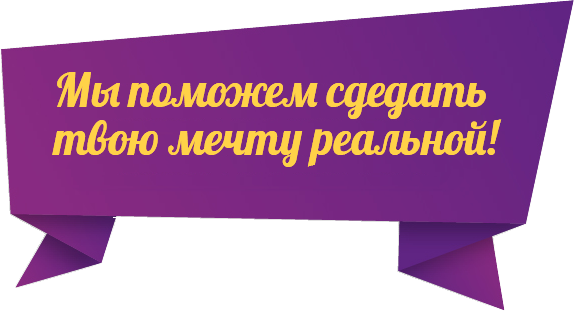
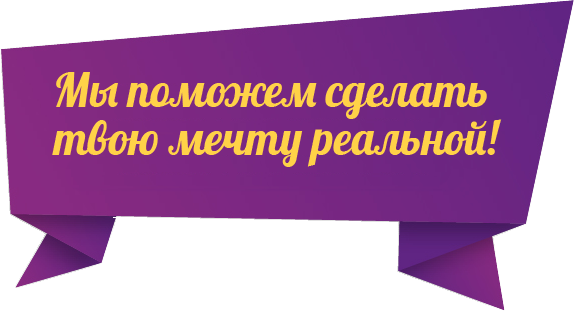
Layered file, before and after one edit (574x311). Changes by layer:
renamed "Мы поможем сдедать твою мечту реальной! copy" to "Мы поможем сделать твою мечту реальной!", painted on it over box(52, 72, 502, 167)
hid "Мы поможем сдедать твою мечту реальной!" over box(52, 72, 502, 167)
